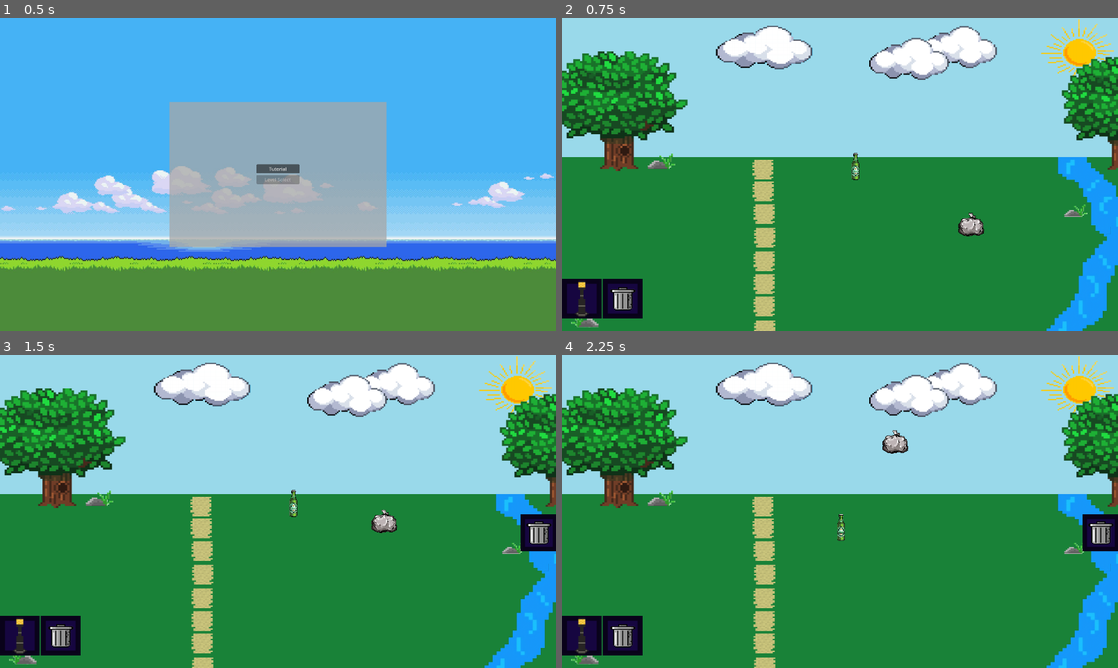
Above: before the commit, frames 1-4 (two rows, left to right).
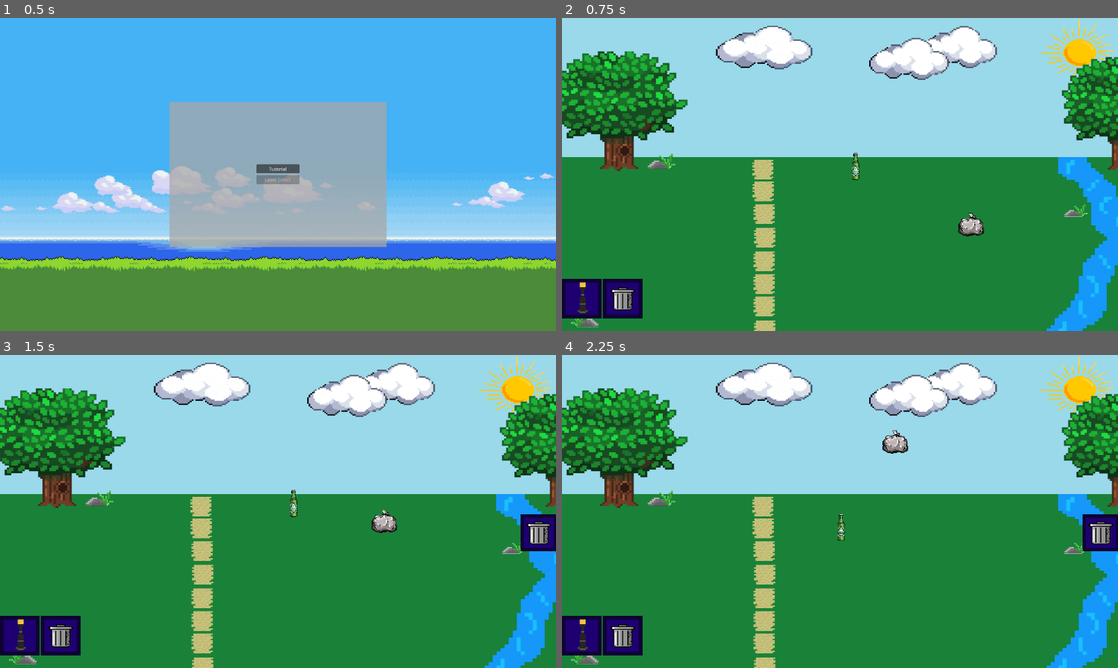
Above: after the commit, the same moments.

Repository: SkinnyJeansPear/PX-Group-2-Repo
Game: Godot game, scene res://Scenes/main_menu.tscn
The game is run twice, just before and just after one commit, with the same random seed, the same clock (stepped at 60 frames per second) and the same inputs.
Inputs (mouse positions are in pixels of both pictures, inside the frame that each line leads up to):
- Up to frame 1 (0.5 s): no input
- Up to frame 2 (0.75 s): click "Tutorial" at 0.5 s
- Up to frame 3 (1.5 s): tap Enter at 1.25 s; drag from (411, 561) to (333, 442) at 1.27 s
- Up to frame 4 (2.25 s): drag from (856, 505) to (812, 574) at 2.02 s

Frame 1 is identical in both runs. In frame 2, 0.9% of the frame differs, in the area x 0-14%, y 84-96%; in frame 3, 1.2%, in the area x 0-100%, y 52-96%; in frame 4, 1.2%.

Commit message:
more clean up

Diff:
--- a/Scenes/Levels/Tutorial.tscn
+++ b/Scenes/Levels/Tutorial.tscn
@@ -1,15 +1,15 @@
 [gd_scene load_steps=15 format=4 uid="uid://cglcu0uv4k7rt"]
 
 [ext_resource type="Script" uid="uid://jmx2gia1u6cy" path="res://Scripts/game_manager.gd" id="1_356um"]
-[ext_resource type="Texture2D" uid="uid://dhui614vlb4op" path="res://Assests/Trashbag.png" id="2_u3mja"]
+[ext_resource type="Texture2D" uid="uid://gm10fsxw7gd6" path="res://Object Design/Trashbag.png" id="2_356um"]
+[ext_resource type="Texture2D" uid="uid://c7kr53yt2vjvf" path="res://Backgrounds/Suburban Park.png" id="3_mviin"]
 [ext_resource type="Script" uid="uid://brkth37eoghxi" path="res://Scripts/garbage.gd" id="3_v6tyg"]
-[ext_resource type="Texture2D" uid="uid://nhwpqa50j0km" path="res://Assests/Alchoholic Glass Bottle.png" id="4_1odfw"]
-[ext_resource type="Texture2D" uid="uid://4v8u3mu4rcxg" path="res://Assests/Backdrop1.png" id="5_4rdjy"]
+[ext_resource type="Texture2D" uid="uid://b1v6uul702t07" path="res://Object Design/Alchoholic Glass Bottle.png" id="4_u3mja"]
 [ext_resource type="Texture2D" uid="uid://bbsbys4jklfvc" path="res://Assests/Grid.png" id="6_egla1"]
-[ext_resource type="Texture2D" uid="uid://c6g7jxggoguoa" path="res://Assests/box.png" id="7_fxugg"]
-[ext_resource type="Texture2D" uid="uid://bqeiso0gw3hd" path="res://Assests/lamp.png" id="8_qlkbh"]
+[ext_resource type="Texture2D" uid="uid://bv07x5ibjjcuw" path="res://Assests/New Piskel-1.png (2).png" id="7_u3mja"]
+[ext_resource type="Texture2D" uid="uid://457yyut3tl7l" path="res://Object Design/Lamp Post.png" id="7_v6tyg"]
+[ext_resource type="Texture2D" uid="uid://8tu1n5k1eps" path="res://Object Design/Trash Can.png" id="9_1odfw"]
 [ext_resource type="Script" uid="uid://df4dud7inlen8" path="res://Scripts/object.gd" id="9_1wrtt"]
-[ext_resource type="Texture2D" uid="uid://cn8ok36mjpaaa" path="res://Assests/Trashcan.png" id="10_1llwk"]
 [ext_resource type="Script" uid="uid://bhirg7xwu1jd" path="res://Scripts/trash_bar.gd" id="11_u4w04"]
 [ext_resource type="AudioStream" uid="uid://lx2y7nuhp4yn" path="res://Sounds/trashed object sound.ogg" id="12_u3mja"]
 
@@ -41,7 +41,7 @@
 offset_top = 650.0
 offset_right = 1478.0
 offset_bottom = 778.0
-texture = ExtResource("2_u3mja")
+texture = ExtResource("2_356um")
 expand_mode = 1
 script = ExtResource("3_v6tyg")
 
@@ -51,14 +51,14 @@
 offset_top = 450.0
 offset_right = 1078.0
 offset_bottom = 578.0
-texture = ExtResource("4_1odfw")
+texture = ExtResource("4_u3mja")
 expand_mode = 1
 script = ExtResource("3_v6tyg")
 
 [node name="Background" type="TextureRect" parent="."]
 offset_right = 1920.0
 offset_bottom = 1080.0
-texture = ExtResource("5_4rdjy")
+texture = ExtResource("3_mviin")
 expand_mode = 1
 
 [node name="Grid" type="TileMapLayer" parent="."]
@@ -86,7 +86,7 @@
 
 [node name="TextureRect" type="TextureRect" parent="NavBar/ScrollContainer/HBoxContainer"]
 layout_mode = 2
-texture = ExtResource("7_fxugg")
+texture = ExtResource("7_u3mja")
 expand_mode = 2
 
 [node name="Lamp" type="TextureRect" parent="NavBar/ScrollContainer/HBoxContainer/TextureRect"]
@@ -96,47 +96,21 @@
 anchor_top = 0.5
 anchor_right = 0.5
 anchor_bottom = 0.5
-offset_left = -32.5
-offset_top = -63.5
-offset_right = 31.5
-offset_bottom = 64.5
+offset_left = -50.0
+offset_top = -64.0
+offset_right = 50.0
+offset_bottom = 64.0
 grow_horizontal = 2
 grow_vertical = 2
-texture = ExtResource("8_qlkbh")
+texture = ExtResource("7_v6tyg")
 expand_mode = 1
 script = ExtResource("9_1wrtt")
 max_count = 2
 object_scale = Vector2(1.5, 1.5)
 
-[node name="counter" type="Label" parent="NavBar/ScrollContainer/HBoxContainer/TextureRect"]
-layout_mode = 1
-anchors_preset = 3
-anchor_left = 1.0
-anchor_top = 1.0
-anchor_right = 1.0
-anchor_bottom = 1.0
-offset_left = -40.0
-offset_top = -23.0
-grow_horizontal = 0
-grow_vertical = 0
-theme_override_colors/font_color = Color(1, 1, 1, 1)
-
-[node name="counter" type="Label" parent="NavBar/ScrollContainer/HBoxContainer/TextureRect"]
-layout_mode = 1
-anchors_preset = 3
-anchor_left = 1.0
-anchor_top = 1.0
-anchor_right = 1.0
-anchor_bottom = 1.0
-offset_left = -40.0
-offset_top = -23.0
-grow_horizontal = 0
-grow_vertical = 0
-theme_override_colors/font_color = Color(1, 1, 1, 1)
-
 [node name="TextureRect2" type="TextureRect" parent="NavBar/ScrollContainer/HBoxContainer"]
 layout_mode = 2
-texture = ExtResource("7_fxugg")
+texture = ExtResource("7_u3mja")
 expand_mode = 2
 
 [node name="TrashCan" type="TextureRect" parent="NavBar/ScrollContainer/HBoxContainer/TextureRect2"]
@@ -152,39 +126,11 @@
 offset_bottom = 50.0
 grow_horizontal = 2
 grow_vertical = 2
-texture = ExtResource("10_1llwk")
+texture = ExtResource("9_1odfw")
 expand_mode = 1
 script = ExtResource("9_1wrtt")
 max_count = 2
 object_scale = Vector2(0.8, 0.8)
-
-[node name="counter" type="Label" parent="NavBar/ScrollContainer/HBoxContainer/TextureRect2"]
-layout_mode = 1
-anchors_preset = 3
-anchor_left = 1.0
-anchor_top = 1.0
-anchor_right = 1.0
-anchor_bottom = 1.0
-offset_left = -181.0
-offset_top = -23.0
-offset_right = -141.0
-grow_horizontal = 0
-grow_vertical = 0
-theme_override_colors/font_color = Color(1, 1, 1, 1)
-
-[node name="counter" type="Label" parent="NavBar/ScrollContainer/HBoxContainer/TextureRect2"]
-layout_mode = 1
-anchors_preset = 3
-anchor_left = 1.0
-anchor_top = 1.0
-anchor_right = 1.0
-anchor_bottom = 1.0
-offset_left = -181.0
-offset_top = -23.0
-offset_right = -141.0
-grow_horizontal = 0
-grow_vertical = 0
-theme_override_colors/font_color = Color(1, 1, 1, 1)
 
 [node name="TrashBar" type="Control" parent="."]
 layout_mode = 3
@@ -199,7 +145,7 @@
 offset_top = 550.0
 offset_right = 2078.0
 offset_bottom = 678.0
-texture = ExtResource("7_fxugg")
+texture = ExtResource("7_u3mja")
 
 [node name="Bin" type="TextureRect" parent="TrashBar/TextureRect"]
 layout_mode = 1
@@ -214,7 +160,7 @@
 offset_bottom = 50.0
 grow_horizontal = 2
 grow_vertical = 2
-texture = ExtResource("10_1llwk")
+texture = ExtResource("9_1odfw")
 expand_mode = 1
 
 [node name="trashed_object" type="AudioStreamPlayer" parent="TrashBar/TextureRect/Bin"]
--- a/Scenes/main_menu.tscn
+++ b/Scenes/main_menu.tscn
@@ -1,7 +1,7 @@
 [gd_scene load_steps=3 format=3 uid="uid://bhoeeqd2gy4l3"]
 
 [ext_resource type="Script" uid="uid://dupausiwjpajw" path="res://Scripts/main_menu.gd" id="1_armea"]
-[ext_resource type="Texture2D" uid="uid://bgohci3xn8880" path="res://Assests/wp7495795.png" id="2_48xlc"]
+[ext_resource type="Texture2D" uid="uid://c1nk0bt0l0osg" path="res://Backgrounds/wp7495795.png" id="2_48xlc"]
 
 [node name="Main Menu" type="Control"]
 layout_mode = 3
Binary file removed: Assests/Alchoholic Glass Bottle.png
Not shown, removed: Assests/Alchoholic Glass Bottle.png.import
Binary file removed: Assests/Backdrop1.png
Not shown, removed: Assests/Backdrop1.png.import
Binary file added: Assests/New Piskel-1.png (2).png
Not shown, changed: Assests/New Piskel-1.png (2).png.import
Binary file removed: Assests/Trashbag.png
Not shown, removed: Assests/Trashbag.png.import
Binary file removed: Assests/Trashcan.png
Not shown, removed: Assests/Trashcan.png.import
Binary file removed: Assests/box.png
Binary file removed: Assests/lamp.png
(and 3 more such lines)
